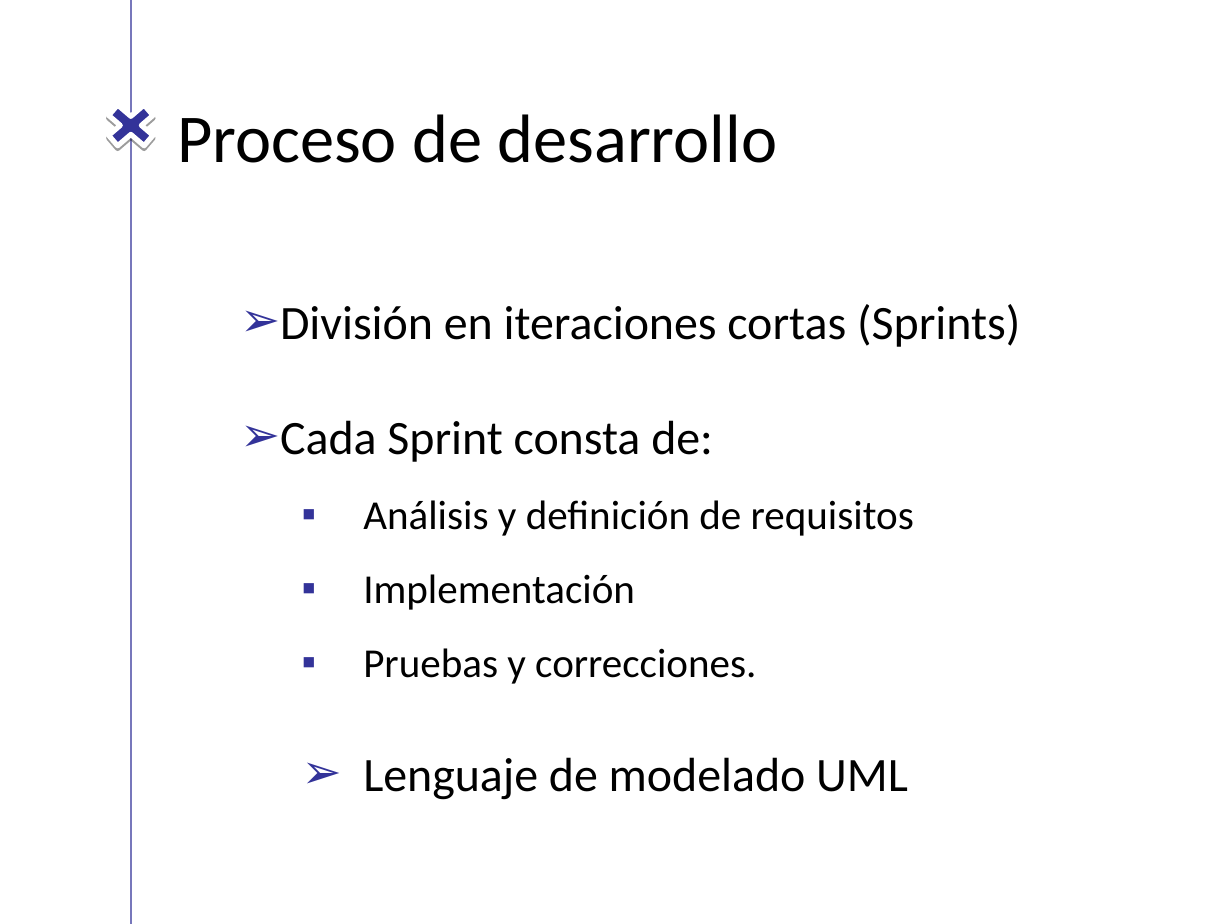
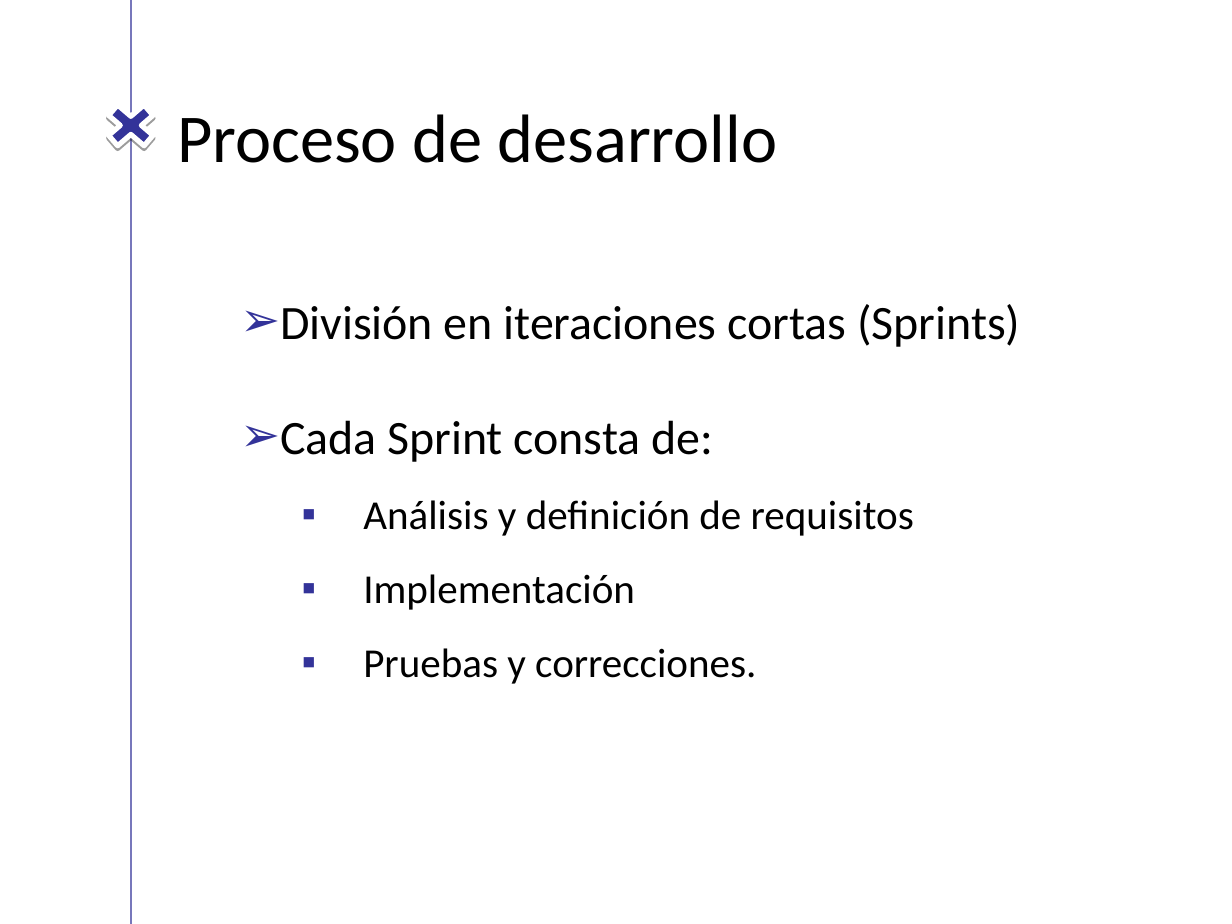
Before and after one commit to vdseoane/STOCKNFC-TFM, a slide deck: slide 4 of Presentacion/stockNFC.ppt. Drawn at 1232x924 pixels with LibreOffice and Linux fonts; fonts in the diff are those of the drawing; background and template pictures are left out. Boxes give left, top, right and bottom in pixels: in the first picture for what was removed or moved away, otherwise in the second. Text is boxed around its words. In the diff, an @@ line names an element or a change of style, - is before the commit and + after.

```diff
--- a/Presentacion/stockNFC.ppt
+++ b/Presentacion/stockNFC.ppt
@@ text at (363,757,908,800): paragraph removed @@
-  ➢ Lenguaje de modelado UML
```
Also in this commit, not shown: 4 other slides changed, 1 slide added, 1 slide removed.
